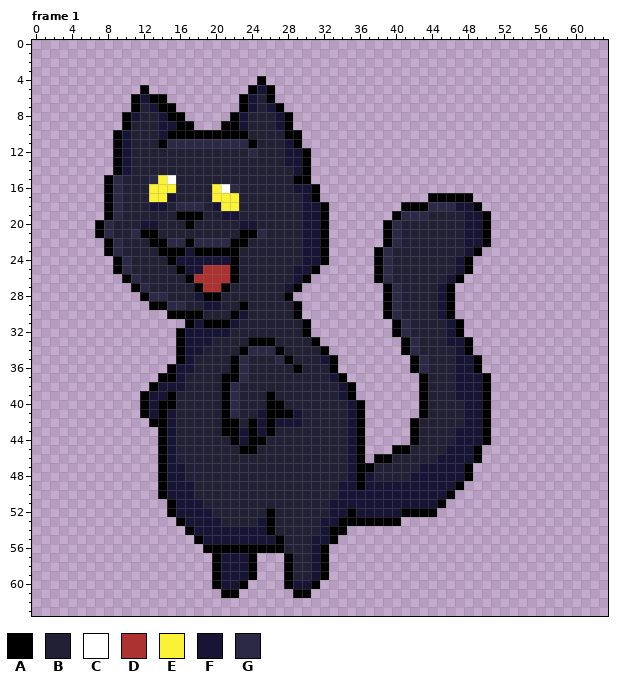
Pixel-art file, stored at graphics/fritojump.aseprite. The picture above is the old version.
64x64 pixels, 12 frames. Shown: frame 1. The commit also changed other frames, which this record leaves out.
Visible layers, top first: "Layer 4", "Layer 3".
Palette (. is transparent): A #000000  B #222034  C #ffffff  D #ac3232  E #fbf236  F #171435  G #2c2947
Pixels before, frame 1 (only the part around the change), first column x 8:
23 AGBBBBAAAFAAAAABBBBB
24 .AGBBBBAFFFFFFABBBBB
25 .AGBBBBBAFFDDDABBBBB
26 ..AGBBBBBADDDDABBBBB
27 ...AGBBBBBADDABBBBBB
28 ....AGGBBBFAABBBBBBB
29 .....AAGGBBFFBBABBBB
30 .......AAAABBBAFBBBB
31 .........AFAAAFBBBBB
32 ........AFFFFFBBBBBB
33 ........AFFFBBBBAAAB
34 ........AFFBBBBAGGGA
35 ........AFBBBBAGBBBG
36 .......AFFBBBBAGBBBB
37 ......AAFBBBBAAGBBBB
38 .....AFFFBBBBAGBBBBB
39 ....AFFABBBBBAGBBBAB
40 ....AFAABBBBBAGBBBAA
41 ....AFAFBBBBBAGBBFAA
42 .....AAFBBBBBAABAFAF
43 ......AFBBBBBAAFAFAB
44 ......AFBBBBBBAFAABB
45 ......AFBBBBBBBAABBB
46 ......AFBBBBBBBBBBBB
47 ......AFFBBBBBBBBBBB
48 ......AFFBBBBBBBBBBB
The result:
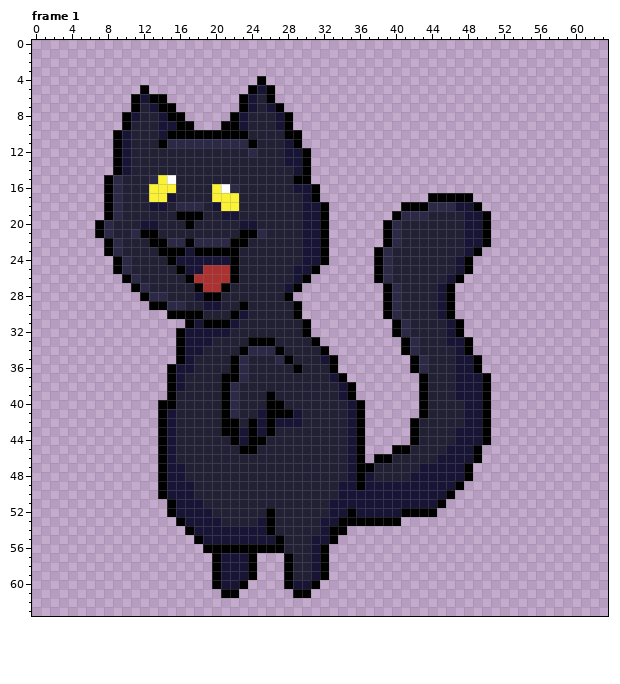
Commit message: Frito jump fix
The edit:
Frame 1, layers "Layer 4", "Layer 3":
Colour F gives way to colour A in row 38 at x 15.
Colour A is gone in row 37 at x 14; in row 38 at x 13; in rows 39 to 41 at x 12; in row 42 at x 13.
Colour F is gone in row 38 at x 14; in row 39 at x 13 to 14; in rows 40 to 41 at x 13.
Where, in picture pixels (left, top, right, bottom), the same in both pictures:
changed: (140, 373, 176, 427)
